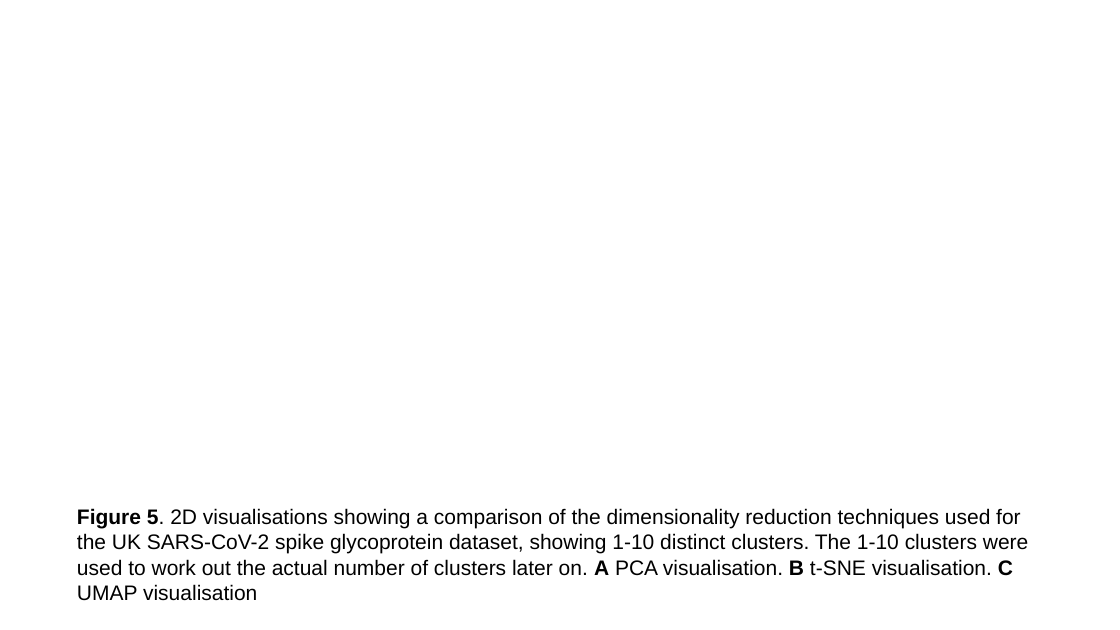
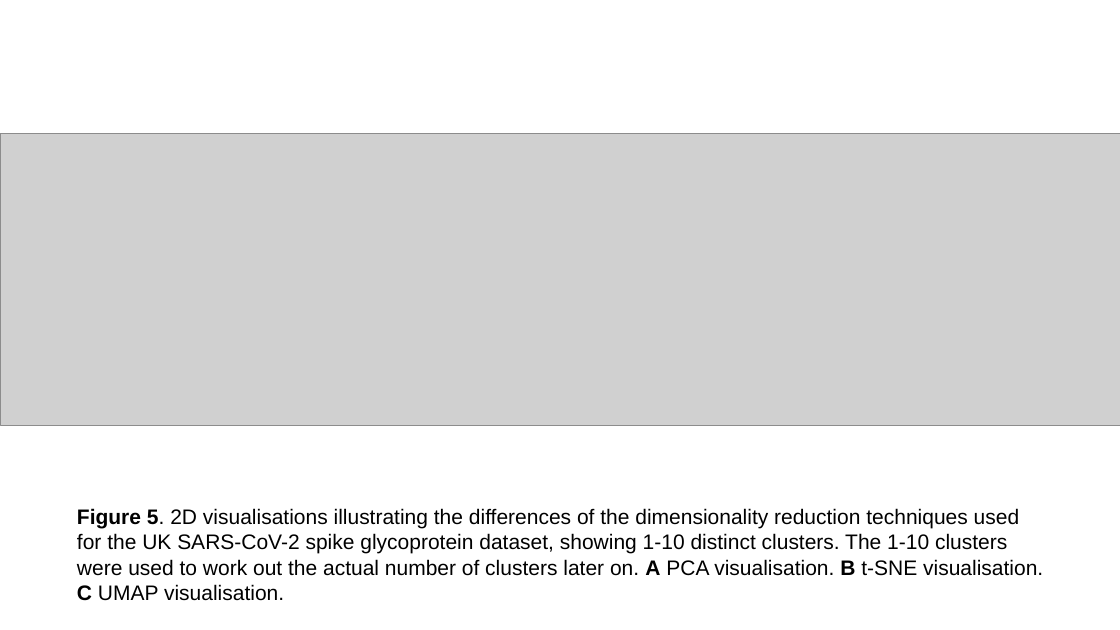
Before and after one commit to sha524/Spike_protein, a slide deck: slide 5 of Plots and Figures/Real plots and figures/Completed figures with captions.pptx. Drawn at 1120x630 pixels with LibreOffice and Linux fonts; fonts in the diff are those of the drawing; grey boxes stand for pictures. Boxes give left, top, right and bottom in pixels: in the first picture for what was removed or moved away, otherwise in the second. Text is boxed around its words. In the diff, an @@ line names an element or a change of style, - is before the commit and + after.

```diff
--- a/Plots and Figures/Real plots and figures/Completed figures with captions.pptx
+++ b/Plots and Figures/Real plots and figures/Completed figures with captions.pptx
@@ picture added at <box>0,134,1120,425</box> @@
@@ text at <box>77,508,1043,601</box>: text changed @@
-Figure 5. 2D visualisations showing a comparison of the dimensionality reduction techniques used for the UK SARS-CoV-2 spike glycoprotein dataset, showing 1-10 distinct clusters. The 1-10 clusters were used to work out the actual number of clusters later on. A PCA visualisation. B t-SNE visualisation. C UMAP visualisation
+Figure 5. 2D visualisations illustrating the differences of the dimensionality reduction techniques used for the UK SARS-CoV-2 spike glycoprotein dataset, showing 1-10 distinct clusters. The 1-10 clusters were used to work out the actual number of clusters later on. A PCA visualisation. B t-SNE visualisation. C UMAP visualisation.
```
Also in this commit, not shown: 1 slide added, 2 other files.
